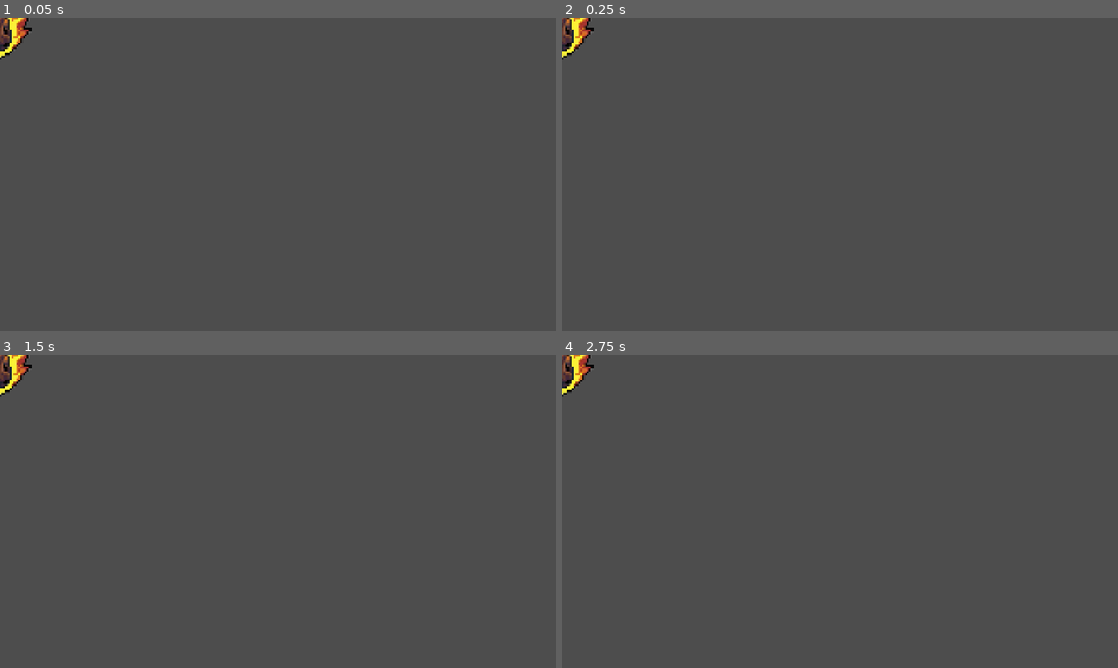
Above: before the commit, frames 1-4 (two rows, left to right).
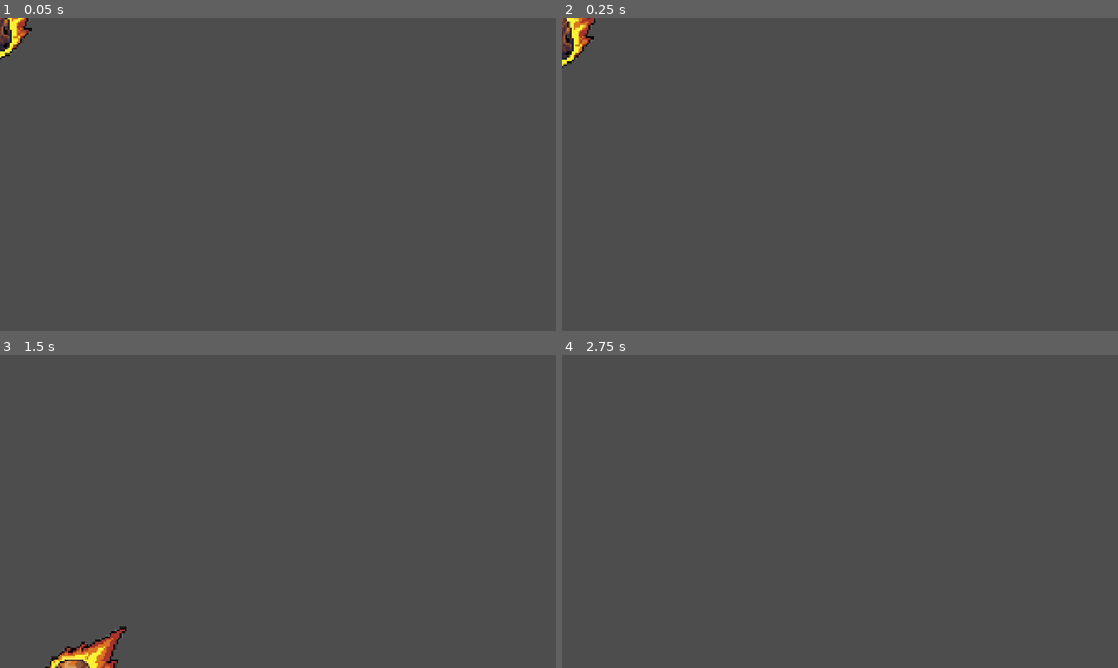
Above: after the commit, the same moments.

Repository: BenjaminGaelSerrano/TP2-SERRANO-BULLETHELL
Game: Godot game, scene res://Scenes/cometa.tscn
Two runs of this game, one before a commit and one after it. Both use one fixed random seed, a clock stepped at 60 frames per second and the inputs below. This scene is started directly instead of the project's main scene.
Inputs:
- Up to frame 1 (0.05 s): no input
- Up to frame 2 (0.25 s): no input
- Up to frame 3 (1.5 s): tap Enter (ui_accept) at 0.5, 0.6, 0.77, 1.07 s; hold Right (JugadorDerecha) from 0.53 s (still down); tap Space (Disparar) at 1.35 s
- Up to frame 4 (2.75 s): tap Enter (ui_accept) at 1.52, 1.55, 1.82, 2, 2.1 s; release Right (JugadorDerecha) at 2.03 s; hold Left (JugadorIzquierda) from 2.03 s (still down)

The runs differ from the first frame. In frame 1, less than 0.1% of the frame differs, in the area x 0-6%, y 2-13%; in frame 2, 0.5%; in frame 3, 1.4%, in the area x 0-23%, y 0-100%; in frame 4, 0.5%.

Commit message:
Avances en el meteorito/bala enemiga
terminado por ahora meteorito, aunque puede ser que le agregue algo en un futuro

Diff:
--- /dev/null
+++ b/Scenes/cometa.gd
@@ -0,0 +1,25 @@
+extends CharacterBody2D
+
+
+const SPEED = 300.0
+const JUMP_VELOCITY = -400.0
+
+
+func _physics_process(delta: float) -> void:
+	# Add the gravity.
+	if not is_on_floor():
+		velocity += get_gravity() * delta
+
+	# Handle jump.
+	if Input.is_action_just_pressed("ui_accept") and is_on_floor():
+		velocity.y = JUMP_VELOCITY
+
+	# Get the input direction and handle the movement/deceleration.
+	# As good practice, you should replace UI actions with custom gameplay actions.
+	var direction := Input.get_axis("ui_left", "ui_right")
+	if direction:
+		velocity.x = direction * SPEED
+	else:
+		velocity.x = move_toward(velocity.x, 0, SPEED)
+
+	move_and_slide()
--- a/Scenes/cometa.tscn
+++ b/Scenes/cometa.tscn
@@ -1,5 +1,6 @@
-[gd_scene format=3 uid="uid://c1jb8cevyngkp"]
+[gd_scene format=3 uid="uid://cpm7rwacg77xd"]
 
+[ext_resource type="Script" uid="uid://dc7qotdptpko3" path="res://Scenes/cometa.gd" id="1_ej4ak"]
 [ext_resource type="Texture2D" uid="uid://8pf7ee44oeno" path="res://Assets/Sprites/cometa.png" id="1_s1y74"]
 [ext_resource type="Texture2D" uid="uid://bxpbxdhg6m2fr" path="res://Assets/Sprites/explosionCometa.png" id="2_ej4ak"]
 
@@ -29,6 +30,7 @@
 radius = 90.02222
 
 [node name="Cometa" type="CharacterBody2D" unique_id=1746243944]
+script = ExtResource("1_ej4ak")
 
 [node name="AnimacionCometa" type="AnimatedSprite2D" parent="." unique_id=764631845]
 sprite_frames = SubResource("SpriteFrames_by3p8")
--- /dev/null
+++ b/Scenes/meteorito.gd
@@ -0,0 +1,20 @@
+extends Area2D
+var direccion= Vector2(0.3,1.0)
+var anchoPantalla
+@onready var animacion= $AnimacionCometa
+func _ready() -> void:
+	anchoPantalla=get_viewport_rect().size.x
+func _physics_process(delta: float) -> void:
+	position+=direccion*delta
+	position.x =clamp(position.x,100,anchoPantalla-100)
+	if position.x <= 100 or position.x >= anchoPantalla - 100:
+		direccion.x = -direccion.x
+func destruir():
+	set_physics_process(false)
+	animacion.play("Destruccion")
+	await animacion.animation_finished
+	queue_free()
+func _on_body_entered(body):
+	destruir()
+func _on_area_entered(area):
+	destruir()
--- a/Scenes/meteorito.tscn
+++ b/Scenes/meteorito.tscn
@@ -1,7 +1,8 @@
-[gd_scene format=3 uid="uid://bh5err58vm2mn"]
+[gd_scene format=3 uid="uid://c7yuonmq4l5ar"]
 
+[ext_resource type="Script" uid="uid://wrdvdwd6he7m" path="res://Scenes/meteorito.gd" id="1_7thuf"]
 [ext_resource type="Texture2D" uid="uid://cqh0ophy4s7d8" path="res://Assets/Sprites/meteorito.png" id="1_8pmw3"]
-[ext_resource type="Texture2D" path="res://Assets/Sprites/asteroideRoto.png" id="2_7thuf"]
+[ext_resource type="Texture2D" uid="uid://d12if72qxdwnn" path="res://Assets/Sprites/MeteoritoRoto.png" id="3_n074k"]
 
 [sub_resource type="SpriteFrames" id="SpriteFrames_n074k"]
 animations = [{
@@ -15,7 +16,7 @@
 }, {
 "frames": [{
 "duration": 1.0,
-"texture": ExtResource("2_7thuf")
+"texture": ExtResource("3_n074k")
 }],
 "loop": true,
 "name": &"Roto",
@@ -27,12 +28,12 @@
 
 [node name="Meteorito" type="Area2D" unique_id=1096180996]
 position = Vector2(175, 0)
+script = ExtResource("1_7thuf")
 
 [node name="AnimacionMeteorito" type="AnimatedSprite2D" parent="." unique_id=2047874347]
 scale = Vector2(0.203125, 0.15401787)
 sprite_frames = SubResource("SpriteFrames_n074k")
-animation = &"Normal"
-frame_progress = 0.08678791
+animation = &"Roto"
 
 [node name="FormaMeteorito" type="CollisionShape2D" parent="." unique_id=1756769863]
 shape = SubResource("CircleShape2D_qklm2")
Not shown, added: Scenes/cometa.gd.uid
Not shown, added: Scenes/meteorito.gd.uid
